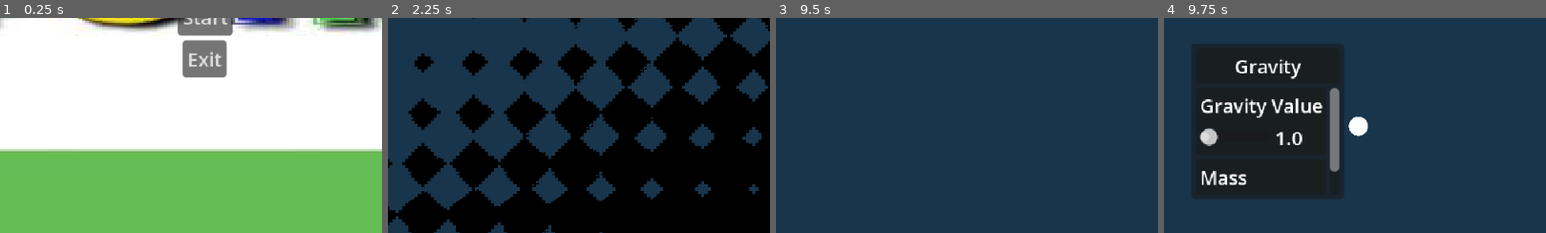
Above: before the commit, frames 1-4 (left to right).
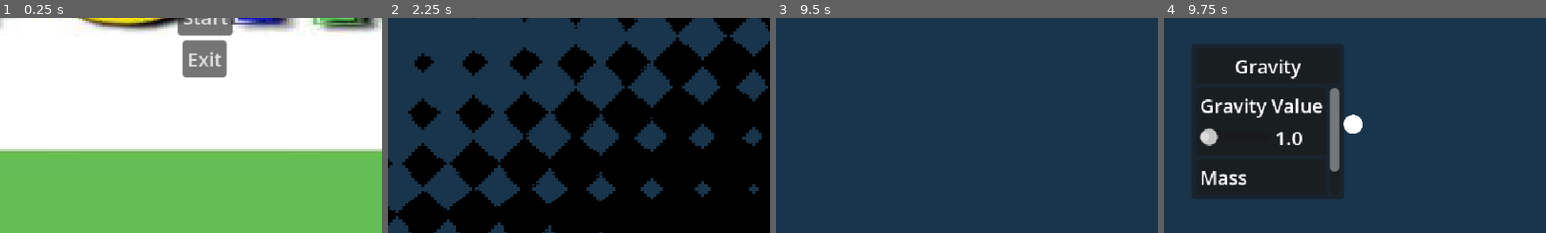
Above: after the commit, the same moments.

Repository: Chebrbober/nightmare-protocol
Game: Godot game, scene res://scenes/main_menu.tscn
The game is run twice, just before and just after one commit, with the same random seed, the same clock (stepped at 60 frames per second) and the same inputs.
Inputs (mouse positions are % of the whole screen's width and height, from its top left):
- Up to frame 1 (0.25 s): no input
- Up to frame 2 (2.25 s): click "Start" at 0.5 s; click "Start" at 1.25 s; click "Compile" at 2 s
- Up to frame 3 (9.5 s): click "Platform" at 2.75 s; click "Gravity" at 3.5 s; click "Compile" at 4.25 s; click "Platform" at 5 s; click "Gravity" at 5.75 s; click "Compile" at 6.5 s; click "Platform" at 7.25 s; click "Gravity" at 8 s; tap Enter at 8.75 s; drag from (50, 50) to (60, 28) at 8.77 s
- Up to frame 4 (9.75 s): tap Space at 9.5 s; drag from (30, 55) to (49, 31) at 9.52 s
The pictures show only the part of the screen within x 22-72%, y 49-99%; the shares and areas given below are measured in that part.

Frames 1-3 are identical in both runs. In frame 4, 0.3% of the frame differs, in the area x 46-54%, y 44-56%.

Commit message:
Optimize and change position adjusting logic of drag_line and connection_point
Will use less pc power to adjust position of these two objects. Also
will change look of the drag_line

Diff:
--- a/scenes/game.tscn
+++ b/scenes/game.tscn
@@ -107,7 +107,8 @@
 layout_mode = 1
 
 [node name="DragLine" type="Line2D" parent="." unique_id=1936804208]
-width = 12.0
+begin_cap_mode = 2
+end_cap_mode = 2
 script = ExtResource("4_lbhrr")
 
 [connection signal="input_event" from="SpawnArea" to="." method="_on_spawn_area_input_event"]
--- a/scenes/property.tscn
+++ b/scenes/property.tscn
@@ -8,6 +8,8 @@
 custom_minimum_size = Vector2(75, 130)
 layout_mode = 3
 anchors_preset = 0
+offset_right = 75.0
+offset_bottom = 130.0
 script = ExtResource("1_8tfsl")
 
 [node name="PanelContainer" type="PanelContainer" parent="." unique_id=1126164899]
@@ -71,6 +73,7 @@
 grow_vertical = 2
 script = ExtResource("2_0561r")
 
+[connection signal="item_rect_changed" from="PanelContainer" to="ConnectionPoint" method="_on_property_item_rect_changed"]
 [connection signal="gui_input" from="PanelContainer/MarginContainer/VBoxContainer/TitleBar" to="." method="_gui_input"]
 [connection signal="gui_input" from="PanelContainer/MarginContainer/VBoxContainer/TitleBar/Label" to="." method="_gui_input"]
-[connection signal="drag_started" from="ConnectionPoint" to="." method="_on_drag_started"]
+[connection signal="drag_line_started" from="ConnectionPoint" to="." method="_on_connection_point_drag_line_started"]
--- a/scripts/connection_point.gd
+++ b/scripts/connection_point.gd
@@ -1,19 +1,14 @@
 extends Control
 
-signal connected(from_point, to_point)
-signal drag_started(from_point)
+signal drag_line_started(from_point: Control)
 
-var point_size: Vector2 = Vector2(8, 8)
+@export var point_size: Vector2 = Vector2(5, 5)
 var is_dragging: bool = false
 var owner_node: Node
 
 
-func _process(_delta: float) -> void:
-	var panel = get_parent().get_node("PanelContainer")
-	position = Vector2(
-		panel.position.x + panel.size.x + point_size.x / 2.0,
-		panel.position.y + panel.size.y / 2.0 - point_size.y / 2.0
-	)
+func _ready() -> void:
+	_on_property_item_rect_changed()
 
 
 func _gui_input(event: InputEvent) -> void:
@@ -21,10 +16,18 @@
 		if event.button_index == MOUSE_BUTTON_LEFT:
 			if event.pressed:
 				is_dragging = true
-				drag_started.emit(self)
+				drag_line_started.emit(self)
 			else:
 				is_dragging = false
 
 
 func _draw() -> void:
 	draw_circle(Vector2(point_size), 8, Color.WHITE)
+
+
+func _on_property_item_rect_changed() -> void:
+	var panel = get_parent().get_node("PanelContainer")
+	position = Vector2(
+		panel.position.x + panel.size.x + point_size.x / 2.0,
+		panel.position.y + panel.size.y / 2.0 - point_size.y / 2.0
+	)
--- a/scripts/drag_line.gd
+++ b/scripts/drag_line.gd
@@ -11,7 +11,7 @@
 	from_point = point
 	clear_points()
 	var point_size = point.size
-	var start_pos = point.global_position + Vector2(8, 8) - global_position
+	var start_pos = point.global_position + point_size - global_position
 	add_point(start_pos)
 	add_point(start_pos)
 
@@ -25,5 +25,5 @@
 func _process(_delta: float) -> void:
 	if not active or is_persistent:
 		return
-	set_point_position(0, from_point.global_position + Vector2(8, 8) - global_position)
+	set_point_position(0, from_point.global_position + from_point.point_size - global_position)
 	set_point_position(1, get_global_mouse_position() - global_position)
--- a/scripts/game.gd
+++ b/scripts/game.gd
@@ -111,7 +111,7 @@
 			node.set_process(true)
 
 
-func _on_property_drag_started(from_point: Control) -> void:
+func _on_property_drag_line_started(from_point: Control) -> void:
 	dragging_from = from_point
 	drag_line.start(from_point)
 
@@ -142,7 +142,11 @@
 			property_instance.position = event.position
 			add_child(property_instance)
 			property_instance.setup(property_data)
-			property_instance.drag_started.connect(_on_property_drag_started)
+			property_instance.panel.item_rect_changed.connect(_on_property_item_rect_changed)
+			property_instance.item_rect_changed.connect(_on_property_item_rect_changed)
+			property_instance.connection_point.drag_line_started.connect(
+				_on_property_drag_line_started
+			)
 
 
 func _try_connect(mouse_pos: Vector2) -> bool:
@@ -184,7 +188,7 @@
 	print("Connected: ", prop_data.name, " -> ", obj_data.name)
 
 
-func _process(_delta: float) -> void:
+func _on_property_item_rect_changed() -> void:
 	for obj in connection_lines.keys():
 		if not is_instance_valid(obj):
 			connection_lines.erase(obj)
@@ -199,7 +203,9 @@
 
 			if line.get_point_count() >= 2:
 				var start_pos = (
-					property.connection_point.global_position + Vector2(8, 8) - line.global_position
+					property.connection_point.global_position
+					+ property.connection_point.point_size
+					- line.global_position
 				)
 				var end_pos = obj.global_position - line.global_position
 				line.set_point_position(0, start_pos)
--- a/scripts/property.gd
+++ b/scripts/property.gd
@@ -1,5 +1,6 @@
 extends Control
 
+@onready var panel = $PanelContainer
 @onready
 var vbox_container = $PanelContainer/MarginContainer/VBoxContainer/ScrollContainer/VBoxContainer
 @onready var connection_point = $ConnectionPoint
@@ -9,8 +10,6 @@
 var current_data: PropertyData
 var is_resizing: bool = false
 var min_size: Vector2 = Vector2(75, 130)
-
-signal drag_started(from_point)
 
 
 func setup(data: PropertyData) -> void:
@@ -211,10 +210,6 @@
 	return 100.0
 
 
-func _on_drag_started(point: Control) -> void:
-	drag_started.emit(point)
-
-
 func _gui_input(event: InputEvent):
 	if (
 		event is InputEventMouseMotion
